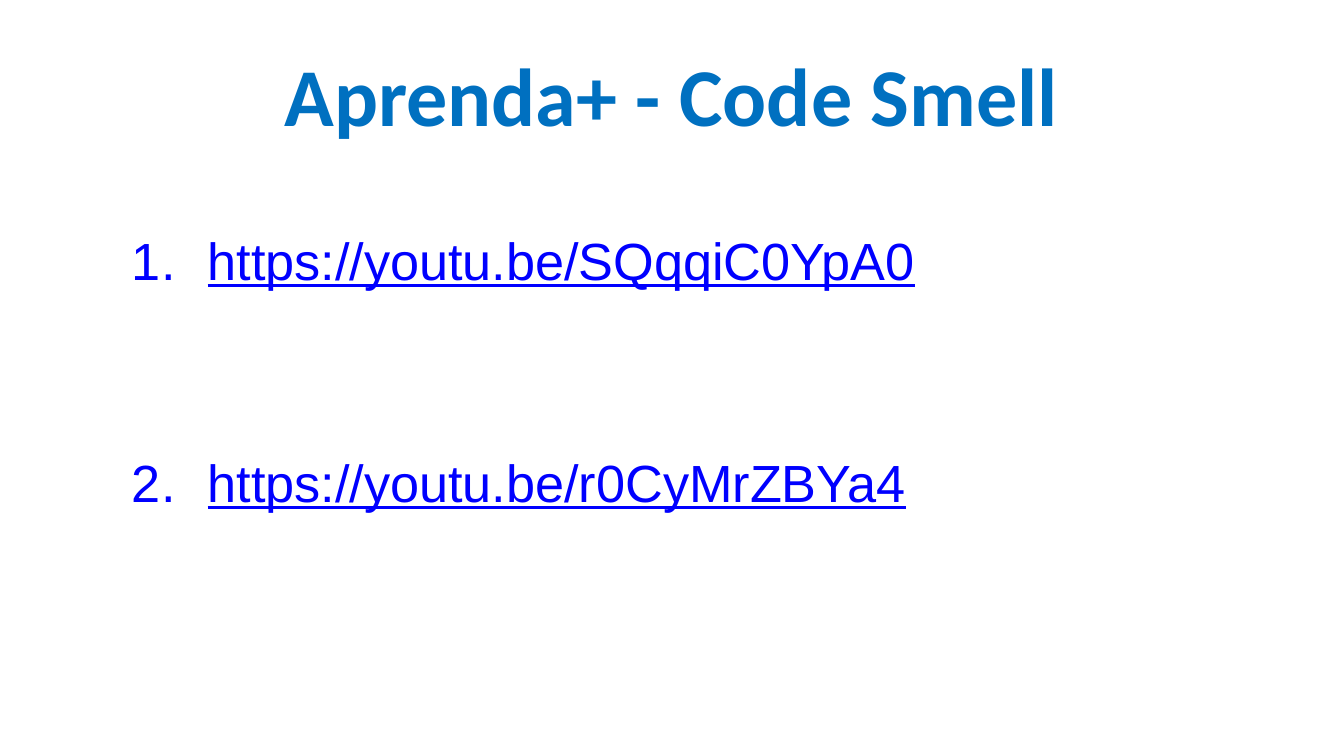
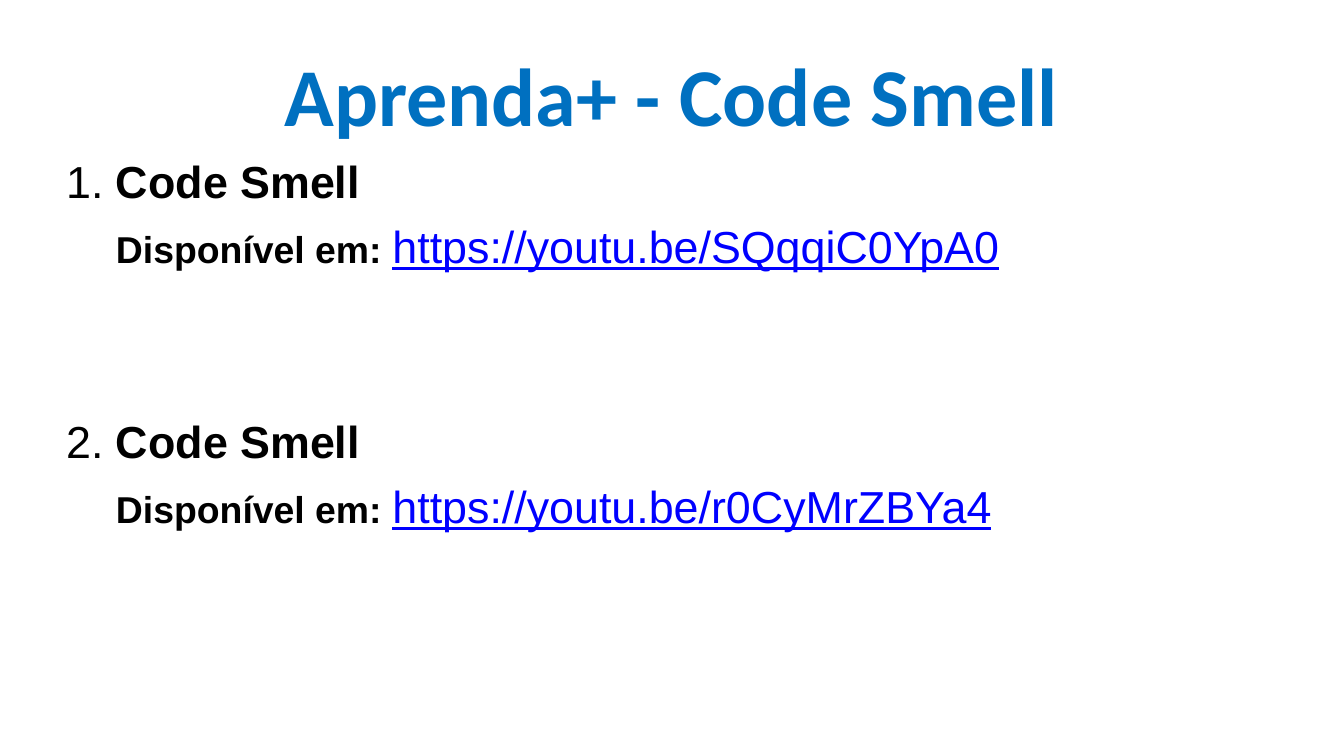
Before and after one commit to CloudEducationBrazil/WydenEngenhariaDeSoftware, a slide deck: slide 39 of 01 Classes/Aulas 05 e 06 Refatoração e Code-Smell.pptx (slide 40 before the commit). Drawn at 1344x756 pixels with LibreOffice and Linux fonts; fonts in the diff are those of the drawing; background and template pictures are left out. Boxes give left, top, right and bottom in pixels: in the first picture for what was removed or moved away, otherwise in the second. Text is boxed around its words. In the diff, an @@ line names an element or a change of style, - is before the commit and + after.

```diff
--- a/01 Classes/Aulas 05 e 06 Refatoração e Code-Smell.pptx
+++ b/01 Classes/Aulas 05 e 06 Refatoração e Code-Smell.pptx
@@ text at box(66, 165, 999, 532): text changed; size 28 to 24 pt @@
-  1. https://youtu.be/SQqqiC0YpA0
-  2. https://youtu.be/r0CyMrZBYa4
+1. Code Smell
+Disponível em: https://youtu.be/SQqqiC0YpA0
+2. Code Smell
+Disponível em: https://youtu.be/r0CyMrZBYa4
```
Also in this commit, not shown: 20 other slides changed, 1 slide removed.
